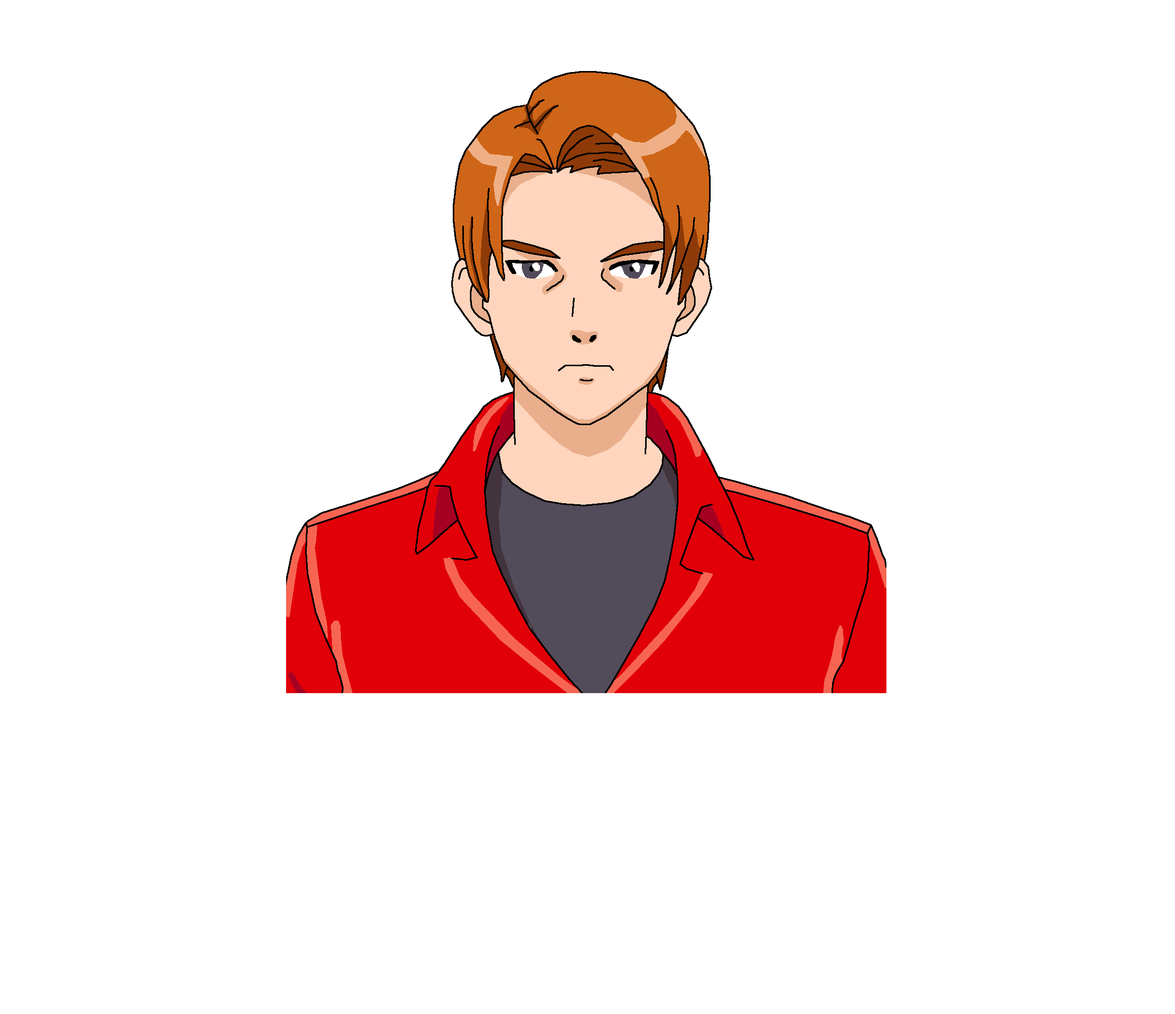
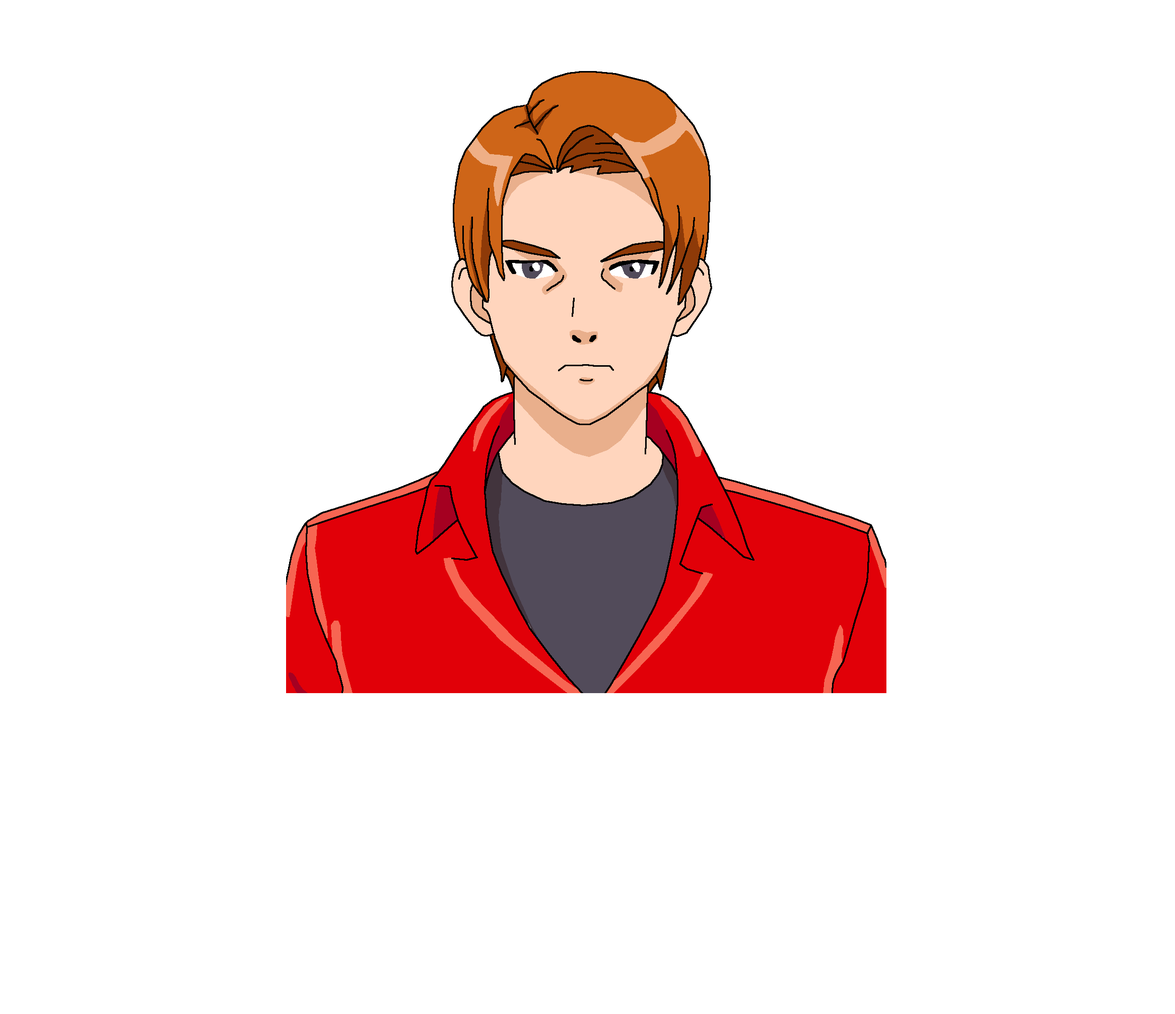
Layers edited between the first and the second 1175 × 1014 image:
painted on "Layer #1" over 505, 375, 656, 392
